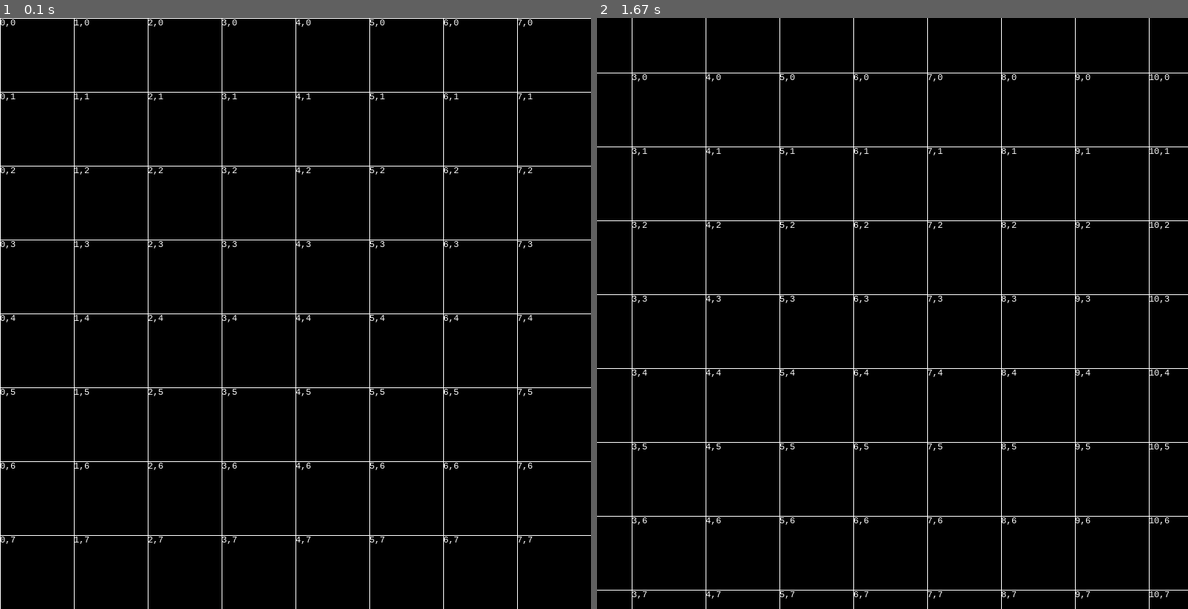
Above: before the commit, frames 1-2 (left to right).
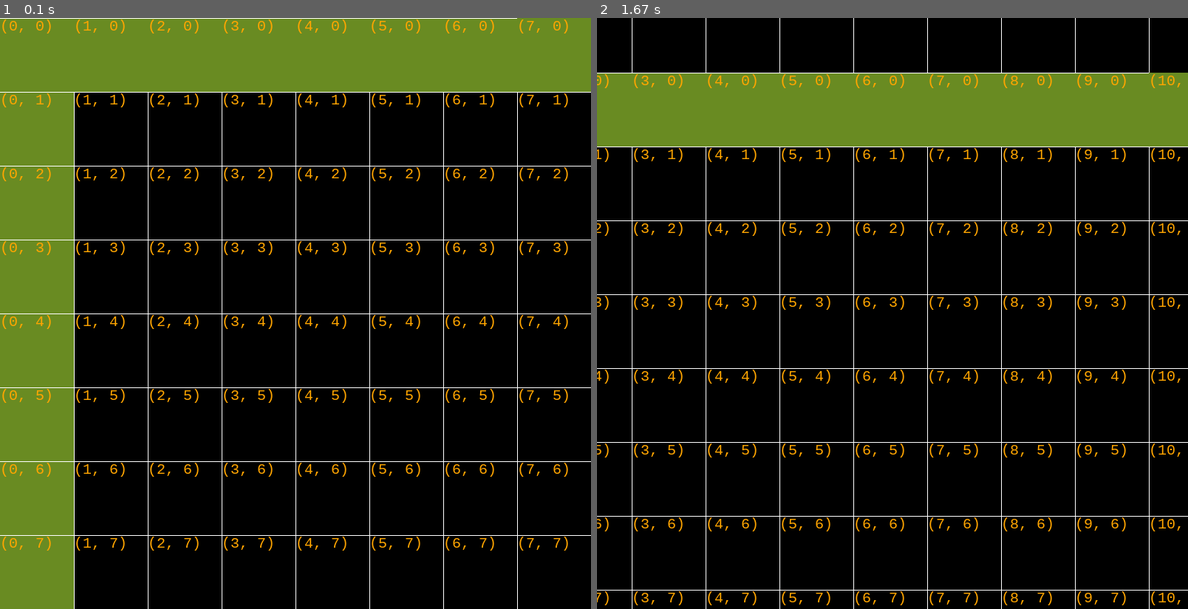
Above: after the commit, the same moments.

Repository: hitbox/scratch
Game: pygame game, started from pygame/gridview.py
Same seed, same stepped clock (60 frames per second), same inputs: the game is played once before the commit and once after it.
Inputs (mouse positions are in pixels of both pictures, inside the frame that each line leads up to):
- Up to frame 1 (0.1 s): no input
- Up to frame 2 (1.67 s): press the mouse at (1081, 295) at 0.37 s; move the mouse to (987, 325) at 0.47 s; release the mouse at (892, 354) at 0.6 s

The runs differ from the first frame. In frame 1, 25% of the frame differs, in the area x 0-100%, y 0-100%; in frame 2, 15%.

Commit message:
pygame/gridview.py
- cleanup with vectors
- color origin axis
- offset camera to show origin
- background color from command line
- grid size as two dimensions

Diff:
--- a/pygame/gridview.py
+++ b/pygame/gridview.py
@@ -1,47 +1,54 @@
 import argparse
 import itertools as it
+import operator as op
 
 import pygamelib
 
 from pygamelib import pygame
 
 def grid_dimension(camera_pos, grid_size, window_size):
-    camera_x, camera_y = camera_pos
-    window_w, window_h = window_size
-    xs = range(camera_x % grid_size, window_w, grid_size)
-    ys = range(camera_y % grid_size, window_h, grid_size)
+    camera_x, camera_y = map(int, camera_pos)
+    grid_w, grid_h = map(int, grid_size)
+    window_w, window_h = map(int, window_size)
+    xs = range(camera_x % grid_w, window_w, grid_w)
+    ys = range(camera_y % grid_h, window_h, grid_h)
     return it.product(xs, ys)
 
-def run(display_size, framerate, grid_size):
+def lines_for_intersection(rect, point):
+    x, y = point
+    left, top, width, height = rect
+    yield ((x, left), (x, width))
+    yield ((top, y), (height, y))
+
+def run(display_size, framerate, background, grid_size):
     pygame.font.init()
     screen = pygame.display.set_mode(display_size)
     window = screen.get_rect()
     clock = pygame.time.Clock()
-    font = pygamelib.monospace_font(12)
+    font = pygamelib.monospace_font(20)
+    font_color = 'orange'
+    color = 'white'
 
-    camera_pos = [0, 0]
-    window_width, window_height = window.size
-    color = 'white'
+    camera_pos = pygame.Vector2(grid_size)
+    size = pygame.Vector2(window.size) + grid_size
 
     running = True
     while running:
-        screen.fill('black')
-
-        for screen_grid_x, screen_grid_y in grid_dimension(camera_pos, grid_size, window.size):
-            pygame.draw.line(screen, color, (screen_grid_x, 0), (screen_grid_x, window_width))
-            pygame.draw.line(screen, color, (0, screen_grid_y), (window_height, screen_grid_y))
-
-        size = (window_width + grid_size, window_height + grid_size)
-        for screen_grid_x, screen_grid_y in grid_dimension(camera_pos, grid_size, size):
-            screen_grid_x -= grid_size
-            screen_grid_y -= grid_size
-            text = (
-                f'{(screen_grid_x - camera_pos[0]) // grid_size}'
-                f',{(screen_grid_y - camera_pos[1]) // grid_size}'
-            )
-            image = font.render(text, True, color)
-            screen.blit(image, (screen_grid_x, screen_grid_y))
-
+        screen.fill(background)
+        for screen_pos in grid_dimension(camera_pos, grid_size, size):
+            label_pos = pygame.Vector2(screen_pos) - grid_size
+            #
+            world_pos = map(op.truediv, (screen_pos - camera_pos), grid_size)
+            world_pos = tuple(map(int, world_pos))
+            #
+            if any(map(op.not_, world_pos)):
+                # origin axis
+                pygame.draw.rect(screen, 'olivedrab4', (label_pos, grid_size), 0)
+            for p1, p2 in lines_for_intersection(window, screen_pos):
+                pygame.draw.line(screen, color, p1, p2)
+            text = str(world_pos)
+            image = font.render(text, True, font_color)
+            screen.blit(image, label_pos)
         for event in pygame.event.get():
             if event.type == pygame.QUIT:
                 running = False
@@ -50,9 +57,7 @@
                     pygamelib.post_quit()
             elif event.type == pygame.MOUSEMOTION:
                 if event.buttons[0]:
-                    dx, dy = event.rel
-                    camera_pos[0] += dx
-                    camera_pos[1] += dy
+                    camera_pos += event.rel
         pygame.display.flip()
         clock.tick(framerate)
 
@@ -60,8 +65,8 @@
     parser = pygamelib.command_line_parser()
     parser.add_argument(
         '--grid-size',
-        type = int,
-        default = 100,
+        type = pygamelib.sizetype(),
+        default = '100,',
         help = 'Width and height of grid on screen.',
     )
     return parser
@@ -69,7 +74,7 @@
 def main(argv=None):
     parser = argument_parser()
     args = parser.parse_args(argv)
-    run(args.display_size, args.framerate, args.grid_size)
+    run(args.display_size, args.framerate, args.background, args.grid_size)
 
 if __name__ == "__main__":
     main()
